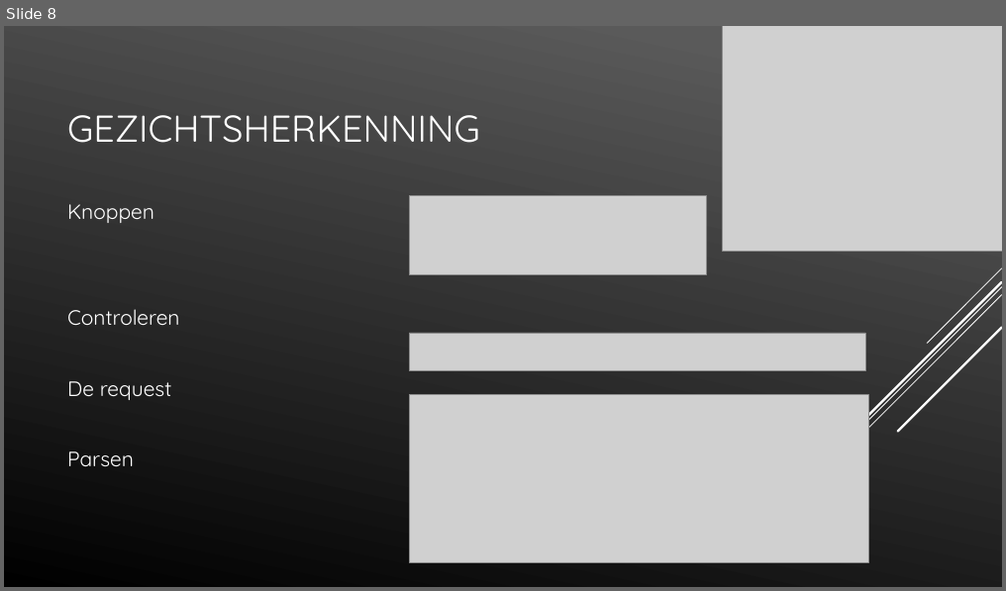
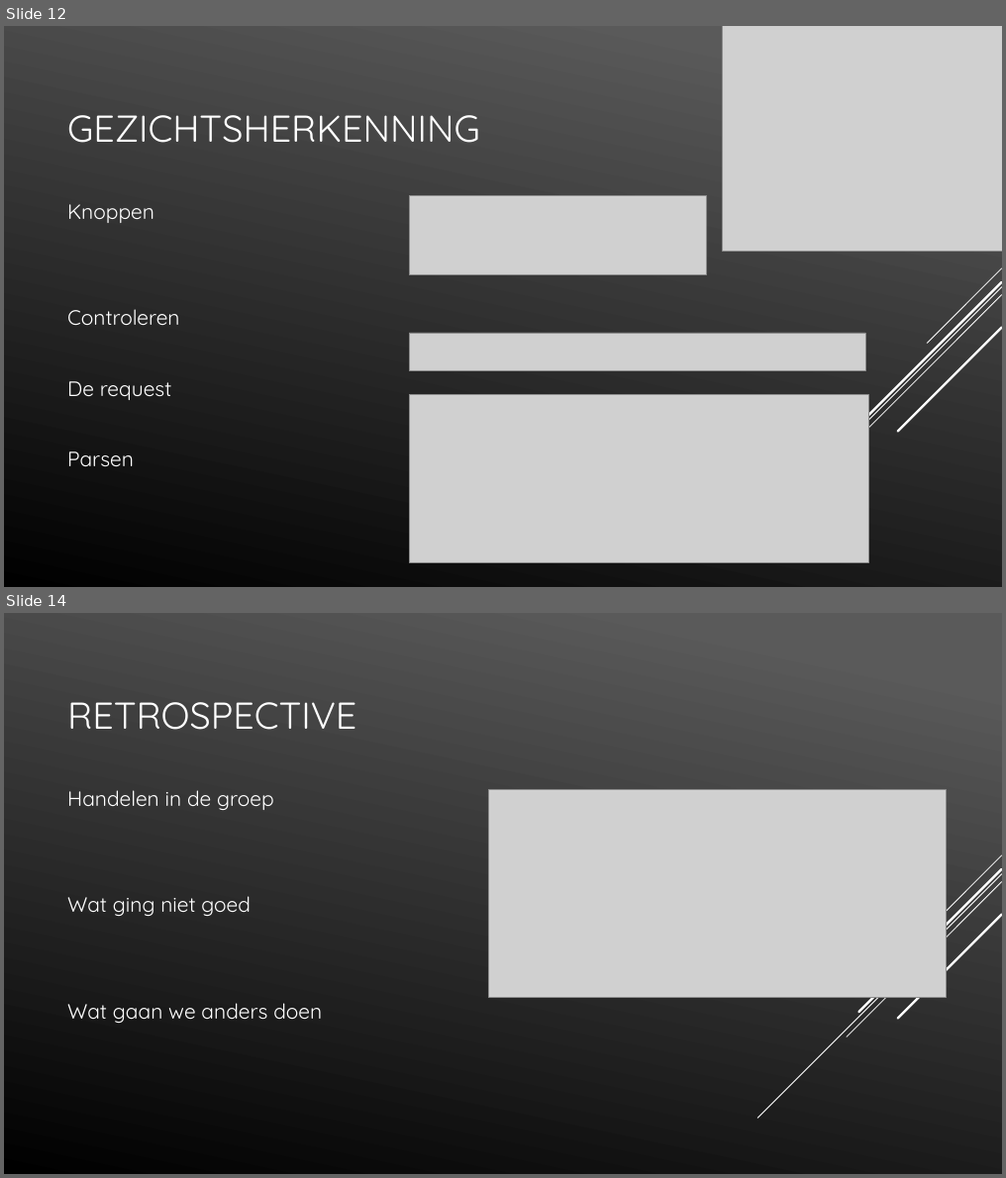
Before and after one commit to LucasHuls/Calc4You-Project-Groep-5, a slide deck: PowerPoint.pptx. Shown one above the other, each under a label of ours: slide 8 before the commit, slides 12 and 14 after it; the slides between them are not shown. The pictures are 1006x591 and 1006x1178 pixels, drawn with LibreOffice and Linux fonts; fonts in the diff are those of the drawing; grey boxes stand for pictures. Boxes give left, top, right and bottom in pixels: in the first picture for what was removed or moved away, otherwise in the second. Text is boxed around its words. In the diff, an @@ line names an element or a change of style, - is before the commit and + after.

```diff
--- a/PowerPoint.pptx
+++ b/PowerPoint.pptx
@@ slide 14 added at (x1=4, y1=613, x2=1002, y2=1174), background gradient #5B5B5B to #000000; not listed: 5 template elements that a slide beside it also shows @@
@@ title added at (x1=67, y1=702, x2=356, y2=730), 36 pt, text #FFFFFF @@
+RETROSPECTIVE
@@ text added at (x1=67, y1=790, x2=322, y2=1023), 20 pt, text #FFFFFF @@
+Handelen in de groep
+Wat ging niet goed
+Wat gaan we anders doen
@@ picture added at (x1=489, y1=789, x2=946, y2=997) @@
@@ what was slide 8 is now slide 12 @@
```
Also in this commit, not shown: 3 slides changed, 6 other slides added.
